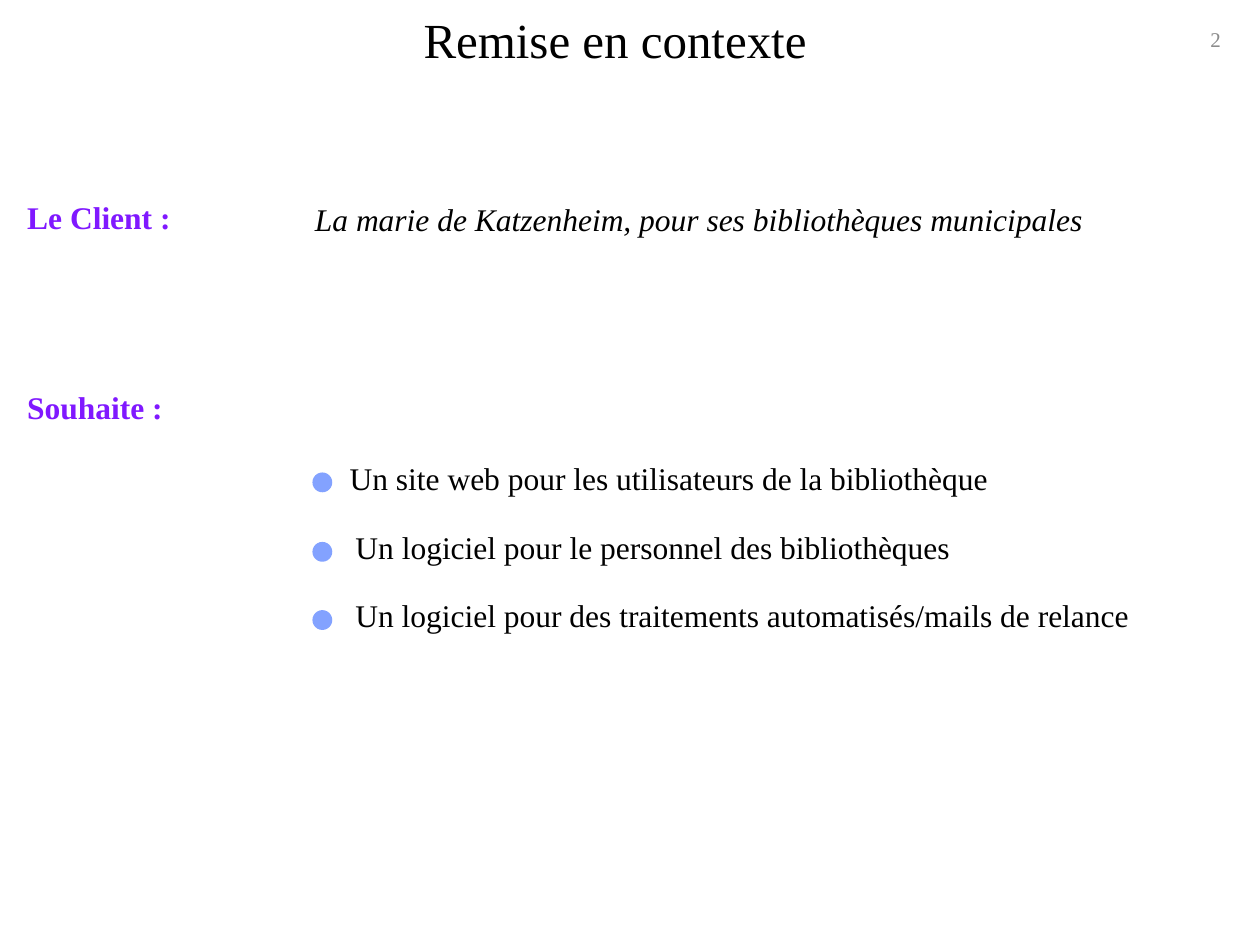
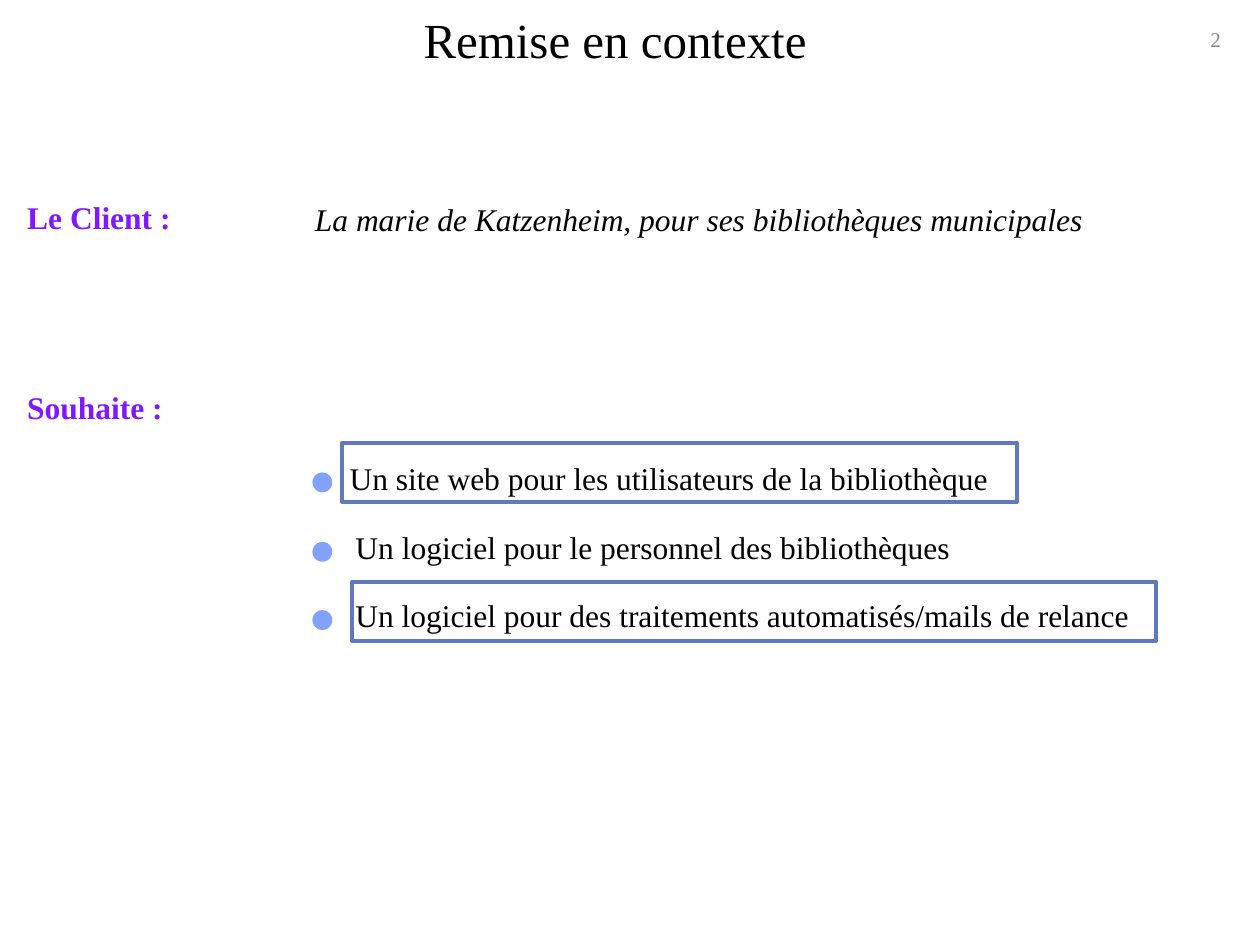
Before and after one commit to lorrainefritz/P7-Developper-le-nouveau-systeme-d-information-de-la-bibliotheque-d-une-grande-ville-, a slide deck: slide 2 of Présentation.pptx. Drawn at 1260x945 pixels with LibreOffice and Linux fonts; fonts in the diff are those of the drawing; background and template pictures are left out. Boxes give left, top, right and bottom in pixels: in the first picture for what was removed or moved away, otherwise in the second. Text is boxed around its words. In the diff, an @@ line names an element or a change of style, - is before the commit and + after.

```diff
--- a/Présentation.pptx
+++ b/Présentation.pptx
@@ rectangle added at bbox=[343, 442, 1017, 501], outline #6279BD 2.36 pt @@
@@ rectangle added at bbox=[353, 582, 1157, 641], outline #6279BD 2.36 pt @@
```
Also in this commit, not shown: 1 other slide changed, 10 other files.
